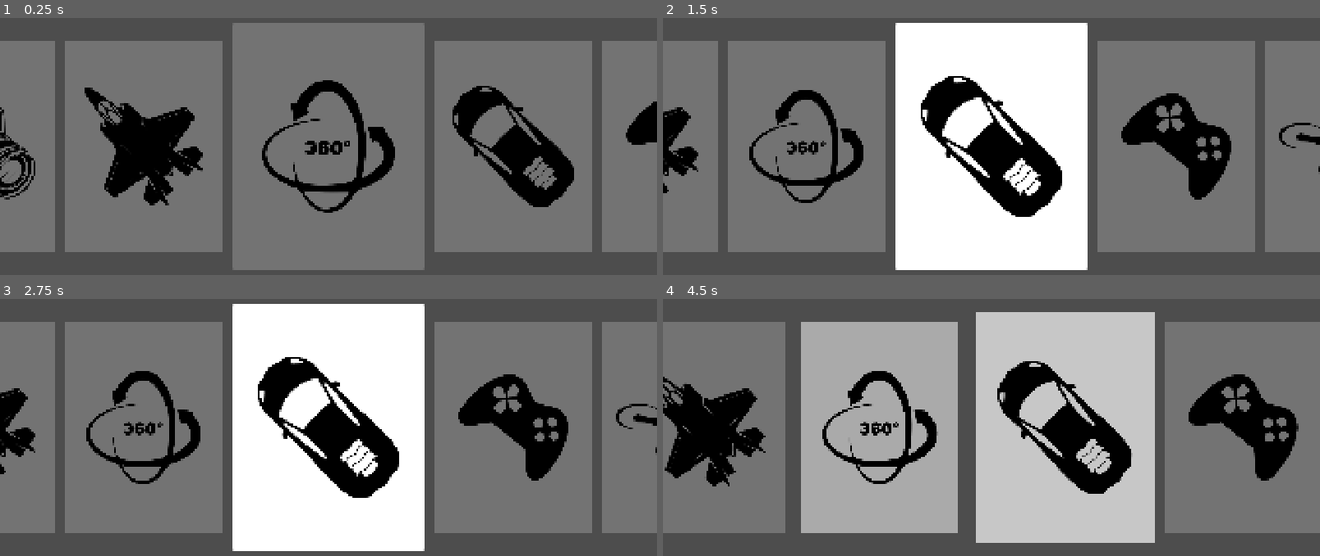
Above: before the commit, frames 1-4 (two rows, left to right).
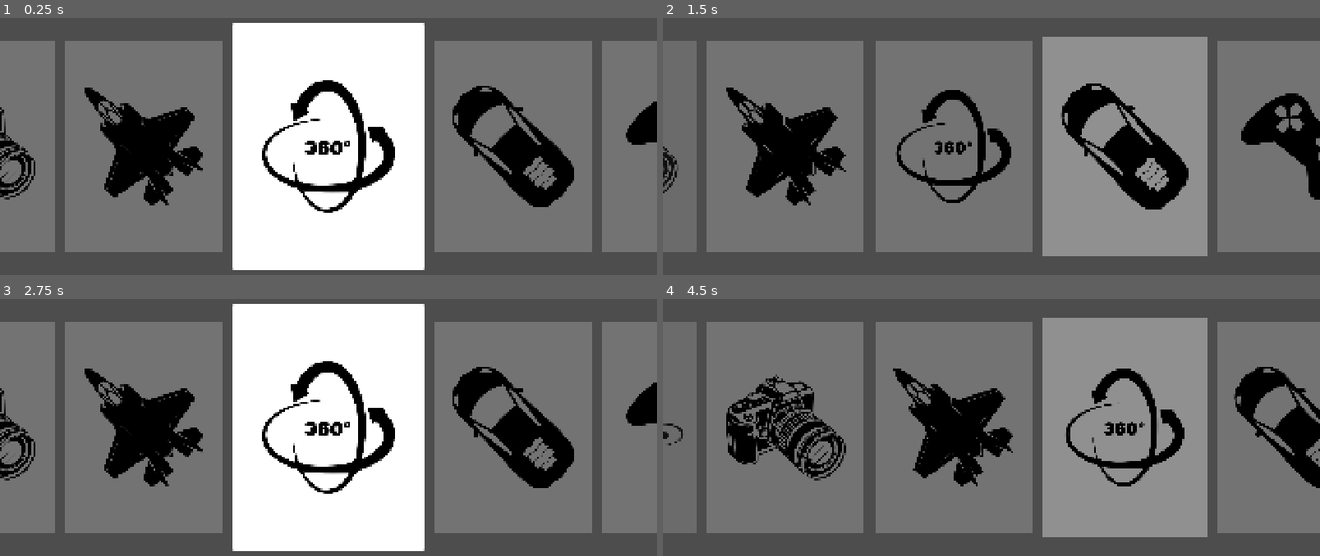
Above: after the commit, the same moments.

Repository: CantanTam/blecaco_phone
Game: Godot game, scene res://scenes/mode_select.tscn
Two runs of this game, one before a commit and one after it. Both use one fixed random seed, a clock stepped at 60 frames per second and the inputs below. This scene is started directly instead of the project's main scene.
Inputs (mouse positions are in pixels of both pictures, inside the frame that each line leads up to):
- Up to frame 1 (0.25 s): no input
- Up to frame 2 (1.5 s): tap Enter at 0.5, 0.6 s; move the mouse to (1136, 128) at 0.52 s; hold Up 0.53-1.25 s; click (1136, 128) at 0.67 s; tap Space at 0.77 s; drag from (860, 164) to (958, 221) at 1.27 s
- Up to frame 3 (2.75 s): tap Space at 2 s; move the mouse to (394, 345) at 2.02 s; hold Up from 2.03 s (still down); tap Tab at 2.1 s
- Up to frame 4 (4.5 s): release Up at 2.75 s; tap Enter at 2.75, 4.25 s; drag from (958, 502) to (794, 373) at 2.77 s; tap Space at 3.5, 3.77 s; move the mouse to (1188, 481) at 3.52 s; hold Down 3.53-4.25 s; tap Keypad Enter at 3.6 s; drag from (794, 373) to (892, 334) at 4.27 s

The runs differ from the first frame. In frame 1, 26% of the frame differs, in the area x 35-65%, y 1-99%; in frame 2, 57%; in frame 3, 14%; in frame 4, 64%, in the area x 0-100%, y 5-95%.

Commit message:
cover zoom and highlight effect works perferctly

Diff:
--- a/resources/cover_perspective.gdshader
+++ /dev/null
@@ -1,20 +0,0 @@
-shader_type canvas_item;
-
-uniform float perspective : hint_range(0.0, 0.35) = 0.0;
-uniform float direction = 1.0;
-
-void fragment() {
-    float far_edge_weight = direction >= 0.0
-        ? UV.x
-        : (1.0 - UV.x);
-
-    float cut = perspective * far_edge_weight;
-
-    if (UV.y < cut || UV.y > 1.0 - cut) {
-        COLOR = vec4(0.0);
-    } else {
-        vec2 warped_uv = UV;
-        warped_uv.y = (UV.y - cut) / (1.0 - 2.0 * cut);
-        COLOR = texture(TEXTURE, warped_uv) * COLOR;
-    }
-}
--- a/scripts/mode_select.gd
+++ b/scripts/mode_select.gd
@@ -24,9 +24,8 @@
 const SIDE_CARD_SIZE := Vector2(460, 620)
 
 const COVER_GAP := 30.0
-const ANIMATION_DURATION := 0.42
-const EDGE_FADE_DURATION := 0.24
-const EDGE_MOVE_DISTANCE := 260.0
+const ANIMATION_DURATION := 0.21
+const CENTER_POP_DURATION := 0.125
 
 @onready var cover_flow: Control = $CoverFlow
 
@@ -48,7 +47,6 @@
 			push_error("[ModeSelect] 找不到卡片：" + cover_name)
 			continue
 
-		# 隐藏 Panel 自身的背景，只显示封面图片。
 		cover.self_modulate = Color(1.0, 1.0, 1.0, 0.0)
 
 		var cover_image: TextureRect = cover.get_node_or_null(
@@ -56,7 +54,6 @@
 		) as TextureRect
 
 		if cover_image != null:
-			# 不再使用透视 Shader。
 			cover_image.material = null
 			cover_image.mouse_filter = Control.MOUSE_FILTER_IGNORE
 
@@ -82,7 +79,8 @@
 
 		var target: Dictionary = _get_cover_target(
 			i,
-			selected_index
+			selected_index,
+			true
 		)
 
 		var target_size: Vector2 = target["size"]
@@ -97,7 +95,7 @@
 		cover.pivot_offset = target_size / 2.0
 		cover.rotation = 0.0
 		cover.z_index = target["z_index"]
-		cover.modulate = _get_cover_modulate(distance, 1.0,false)
+		cover.modulate = _get_cover_modulate(distance, 1.0, true)
 
 
 func _get_cover_distance(
@@ -116,7 +114,11 @@
 	return distance
 
 
-func _get_cover_modulate(distance: int,alpha: float,highlight_center: bool = true) -> Color:
+func _get_cover_modulate(
+	distance: int,
+	alpha: float,
+	highlight_center: bool = true
+) -> Color:
 	var brightness: float = 0.45
 
 	if distance == 0 and highlight_center:
@@ -135,10 +137,22 @@
 	)
 
 
-func _get_cover_target(cover_index: int,selected_index: int,highlight_center: bool = true) -> Dictionary:
+func _get_step() -> float:
+	return SIDE_CARD_SIZE.x + COVER_GAP
+
+
+func _get_extra() -> float:
+	return (MAIN_CARD_SIZE.x - SIDE_CARD_SIZE.x) / 2.0
+
+
+func _get_cover_target(
+	cover_index: int,
+	selected_index: int,
+	highlight_center: bool = true
+) -> Dictionary:
 	var distance: int = _get_cover_distance(
-	cover_index,
-	selected_index
+		cover_index,
+		selected_index
 	)
 
 	var abs_distance: int = abs(distance)
@@ -149,26 +163,18 @@
 	if abs_distance == 0 and highlight_center:
 		card_size = MAIN_CARD_SIZE
 
-	# 根据相邻卡片的实际宽度计算间距。
-	# 即使中央卡片和两侧卡片尺寸不同，也不会相互重叠。
+	# 所有卡片中心始终按 SIDE.x + GAP 的等距网格排布。
+	# 只有真正高亮中心时，才把非中心卡片整体往外推
+	# (MAIN.x - SIDE.x) / 2，保证中央放大后相邻卡片仍然
+	# 保持 COVER_GAP 的间距。
+	var step: float = _get_step()
 	var horizontal_offset: float = 0.0
 
 	if abs_distance >= 1:
-		horizontal_offset = (
-			MAIN_CARD_SIZE.x / 2.0
-			+ SIDE_CARD_SIZE.x / 2.0
-			+ COVER_GAP
-		)
-
-	if abs_distance >= 2:
-		horizontal_offset += (
-			SIDE_CARD_SIZE.x + COVER_GAP
-		)
-
-	if abs_distance >= 3:
-		horizontal_offset += (
-			SIDE_CARD_SIZE.x + COVER_GAP
-		)
+		horizontal_offset = step * float(abs_distance)
+
+		if highlight_center:
+			horizontal_offset += _get_extra()
 
 	var direction: float = float(sign(distance))
 
@@ -216,13 +222,11 @@
 	if cover_name.is_empty():
 		return
 
-	# 点击中央封面，确认当前模式。
 	if cover_name == selected_cover_name:
 		print("[ModeSelect] 确认模式：", cover_name)
 		mode_selected.emit(scene_path)
 		return
 
-	# 点击其他封面，循环移动到中央。
 	print("[ModeSelect] 滚动到中央：", cover_name)
 
 	cover_animation_running = true
@@ -258,8 +262,8 @@
 
 		await _animate_one_step(direction)
 
-	# 所有循环移动结束后，目标封面才放大并高亮
 	await _animate_center_cover()
+
 
 func _animate_one_step(direction: int) -> void:
 	var count: int = COVER_ORDER.size()
@@ -318,14 +322,16 @@
 		false
 	)
 
-	# 如果从右向左移动，将即将从左侧出现的封面
-	# 在完全透明时移到目标位置，避免横穿整个屏幕。
+	var step: float = _get_step()
+	var extra: float = _get_extra()
+
+	# direction < 0 时新封面从左侧滑入，先把它放到目标位置
+	# 左侧 (step + extra) 处（完全透明），保证滑入过程中
+	# 与相邻卡片之间的 COVER_GAP 恒定。
 	if direction < 0:
-		# 先把封面放在最终位置的左侧，避免与原有封面重叠。
-		# 随后的 Tween 会让它连续向右滑入。
 		incoming_cover.position = (
 			incoming_target["position"]
-			+ Vector2(-SIDE_CARD_SIZE.x - COVER_GAP, 0.0)
+			+ Vector2(-(step + extra), 0.0)
 		)
 
 		incoming_cover.size = incoming_target["size"]
@@ -343,20 +349,46 @@
 			false
 		)
 
-	# 其余封面连续移动、改变尺寸和亮度。
+	# 计算退出封面的滑出位移：
+	# 直接读取内侧相邻卡片本次的实际位移，让两者同方向、同距离
+	# 一起移动，这样它们之间的 COVER_GAP 保持恒定，速度也一致。
+	# 内侧相邻卡片指的是更靠近中心的那张。
+	var inner_neighbor_dir: int = 1 if direction > 0 else -1
+	var inner_neighbor_index: int = (
+		outgoing_index + inner_neighbor_dir + count
+	) % count
+
+	var inner_neighbor: Control = cover_flow.get_node_or_null(
+		COVER_ORDER[inner_neighbor_index]
+	) as Control
+
+	var outgoing_move_x: float = -float(direction) * (step - extra)
+
+	if inner_neighbor != null:
+		var inner_target: Dictionary = _get_cover_target(
+			inner_neighbor_index,
+			new_index,
+			false
+		)
+		outgoing_move_x = (
+			inner_target["position"].x
+			- inner_neighbor.position.x
+		)
+
+	# 其余封面一起线性移动 / 缩放 / 调亮度。
+	# 滚动全程 highlight_center = false，保证经过中间时不放大、不高亮。
 	var move_tween: Tween = create_tween()
 	move_tween.set_parallel(true)
 
 	for i in range(count):
+		if i == outgoing_index:
+			continue
+
 		var cover: Control = cover_flow.get_node_or_null(
 			COVER_ORDER[i]
 		) as Control
 
 		if cover == null:
-			continue
-
-		# 离场封面单独淡出，之后再移动到另一侧。
-		if i == outgoing_index:
 			continue
 
 		var target: Dictionary = _get_cover_target(
@@ -374,6 +406,7 @@
 		)
 
 		cover.z_index = target["z_index"]
+		cover.pivot_offset = target_size / 2.0
 
 		move_tween.tween_property(
 			cover,
@@ -392,15 +425,12 @@
 		move_tween.tween_property(
 			cover,
 			"modulate",
-			_get_cover_modulate(distance, 1.0),
+			_get_cover_modulate(distance, 1.0, false),
 			ANIMATION_DURATION
 		).set_trans(Tween.TRANS_LINEAR)
 
-	# 离场封面淡出，同时缓慢移出屏幕边缘。
-	var edge_offset: float = (
-		-float(direction) * EDGE_MOVE_DISTANCE
-	)
-
+	# 退出封面：用与其他卡片完全相同的持续时间和线性缓动滑出，
+	# 同时淡出。这样它的移动速度不再偏快。
 	var fade_out_tween: Tween = create_tween()
 	fade_out_tween.set_parallel(true)
 
@@ -408,19 +438,19 @@
 		outgoing_cover,
 		"modulate:a",
 		0.0,
-		EDGE_FADE_DURATION
-	).set_trans(Tween.TRANS_SINE).set_ease(Tween.EASE_IN_OUT)
+		ANIMATION_DURATION
+	).set_trans(Tween.TRANS_LINEAR)
 
 	fade_out_tween.tween_property(
 		outgoing_cover,
 		"position",
-		outgoing_cover.position + Vector2(edge_offset, 0.0),
-		EDGE_FADE_DURATION
-	).set_trans(Tween.TRANS_SINE).set_ease(Tween.EASE_IN_OUT)
+		outgoing_cover.position + Vector2(outgoing_move_x, 0.0),
+		ANIMATION_DURATION
+	).set_trans(Tween.TRANS_LINEAR)
 
 	await fade_out_tween.finished
 
-	# 完全透明后，将离场封面放到最远位置。
+	# 完全透明后，将退出封面移到另一侧的最远位置。
 	outgoing_cover.position = outgoing_target["position"]
 	outgoing_cover.size = outgoing_target["size"]
 	outgoing_cover.pivot_offset = outgoing_cover.size / 2.0
@@ -437,7 +467,6 @@
 		false
 	)
 
-	# 等待其余封面完成移动，防止连续点击时状态错乱。
 	if move_tween.is_running():
 		await move_tween.finished
 
@@ -452,42 +481,54 @@
 	if selected_index == -1:
 		return
 
-	var cover: Control = cover_flow.get_node_or_null(
-		selected_cover_name
-	) as Control
-
-	if cover == null:
-		return
-
-	var center: Vector2 = cover_flow.size / 2.0
-	var target_position: Vector2 = (
-		center - MAIN_CARD_SIZE / 2.0
-	)
-
-	cover.pivot_offset = MAIN_CARD_SIZE / 2.0
-
+	# 所有封面一起 tween 到"高亮中心"的最终布局：只有被选中的那张
+	# 放大 + 提亮，两侧卡片同步被推开，始终维持 COVER_GAP。
 	var tween: Tween = create_tween()
 	tween.set_parallel(true)
 
-	tween.tween_property(
-		cover,
-		"size",
-		MAIN_CARD_SIZE,
-		0.25
-	).set_trans(Tween.TRANS_CUBIC).set_ease(Tween.EASE_OUT)
-
-	tween.tween_property(
-		cover,
-		"position",
-		target_position,
-		0.25
-	).set_trans(Tween.TRANS_CUBIC).set_ease(Tween.EASE_OUT)
-
-	tween.tween_property(
-		cover,
-		"modulate",
-		Color(1.0, 1.0, 1.0, 1.0),
-		0.25
-	).set_trans(Tween.TRANS_CUBIC).set_ease(Tween.EASE_OUT)
+	for i in range(COVER_ORDER.size()):
+		var cover: Control = cover_flow.get_node_or_null(
+			COVER_ORDER[i]
+		) as Control
+
+		if cover == null:
+			continue
+
+		var target: Dictionary = _get_cover_target(
+			i,
+			selected_index,
+			true
+		)
+
+		var target_size: Vector2 = target["size"]
+		var target_position: Vector2 = target["position"]
+		var distance: int = _get_cover_distance(
+			i,
+			selected_index
+		)
+
+		cover.z_index = target["z_index"]
+		cover.pivot_offset = target_size / 2.0
+
+		tween.tween_property(
+			cover,
+			"size",
+			target_size,
+			CENTER_POP_DURATION
+		).set_trans(Tween.TRANS_CUBIC).set_ease(Tween.EASE_OUT)
+
+		tween.tween_property(
+			cover,
+			"position",
+			target_position,
+			CENTER_POP_DURATION
+		).set_trans(Tween.TRANS_CUBIC).set_ease(Tween.EASE_OUT)
+
+		tween.tween_property(
+			cover,
+			"modulate",
+			_get_cover_modulate(distance, 1.0, true),
+			CENTER_POP_DURATION
+		).set_trans(Tween.TRANS_CUBIC).set_ease(Tween.EASE_OUT)
 
 	await tween.finished
Not shown, removed: resources/cover_perspective.gdshader.uid
Not shown, removed: resources/qrcode.gdshader.uid
